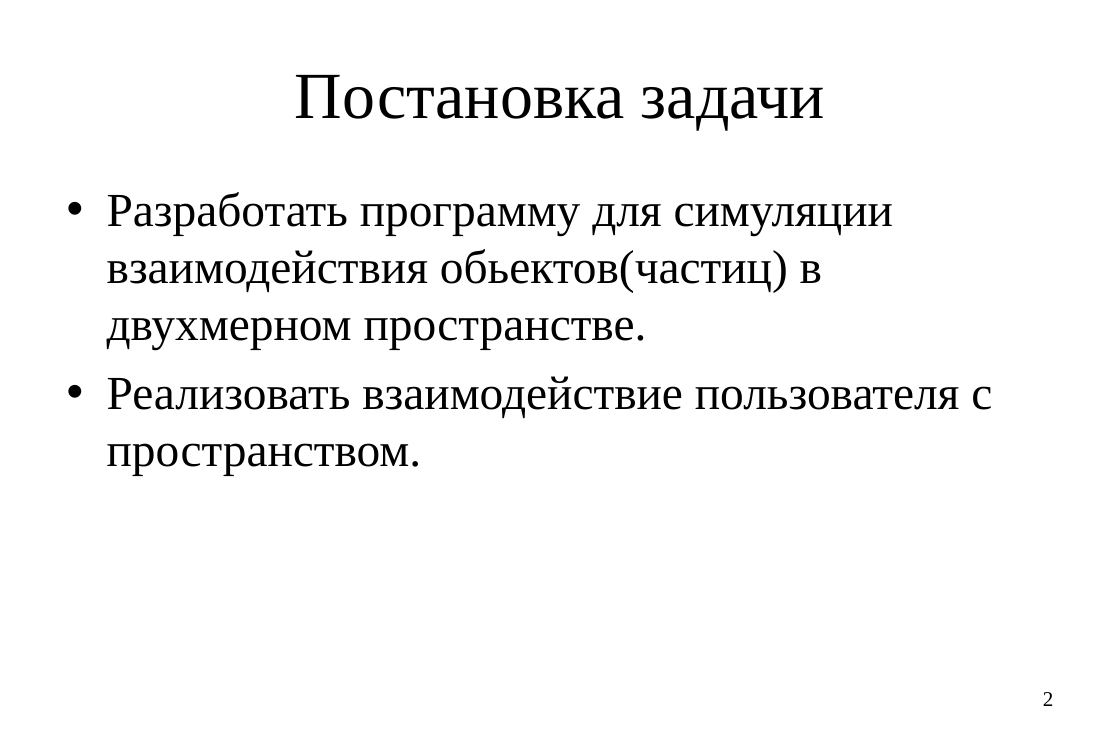
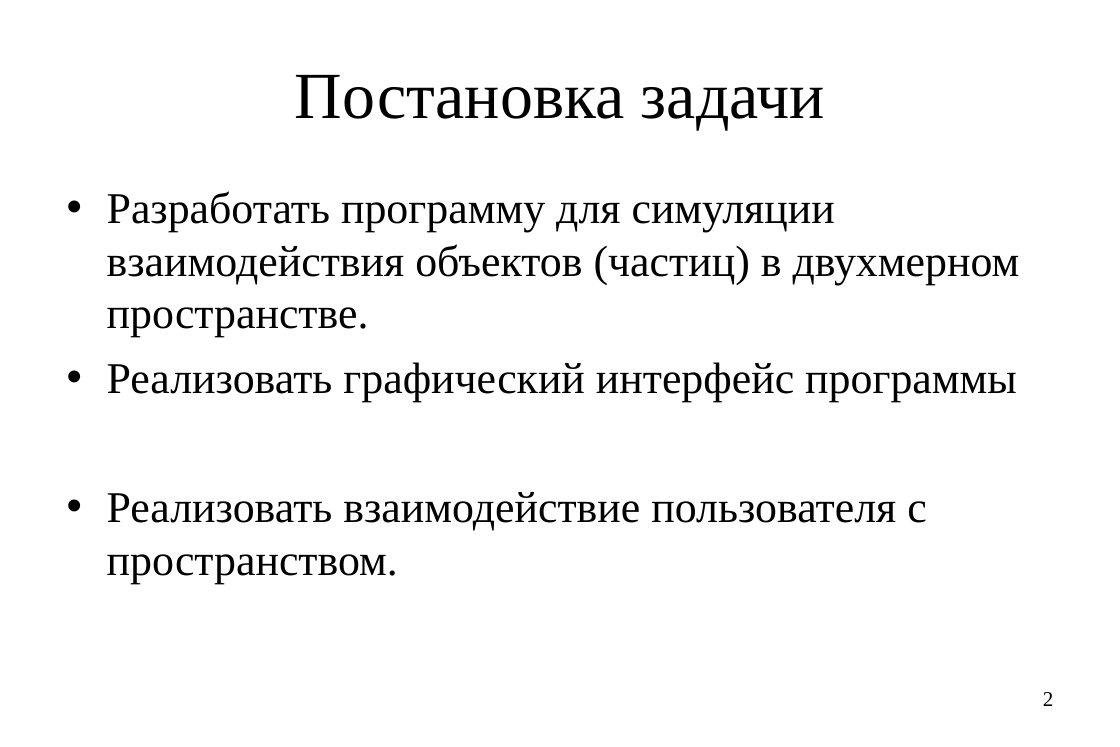
Before and after one commit to molo4kaPlus/praktika_digital_kafedra, a slide deck: slide 2 of doc/Презентация (1).ppt. Drawn at 1120x747 pixels with LibreOffice and Linux fonts; fonts in the diff are those of the drawing. Boxes give left, top, right and bottom in pixels: in the first picture for what was removed or moved away, otherwise in the second. Text is boxed around its words. In the diff, an @@ line names an element or a change of style, - is before the commit and + after.

```diff
--- a/doc/Презентация (1).ppt
+++ b/doc/Презентация (1).ppt
@@ text at <box>107,191,1020,402</box>: text changed; size 36 to 33.3 pt @@
-• Разработать программу для симуляции взаимодействия обьектов(частиц) в двухмерном пространстве.
+• Разработать программу для симуляции взаимодействия объектов (частиц) в двухмерном пространстве.
+• Реализовать графический интерфейс программы
@@ text at <box>107,492,926,584</box>: size 36 to 33.3 pt in "Реализовать взаимодействие пользователя с пространством." @@
```
Also in this commit, not shown: 1 other slide changed, 3 slides added, 6 other files.
